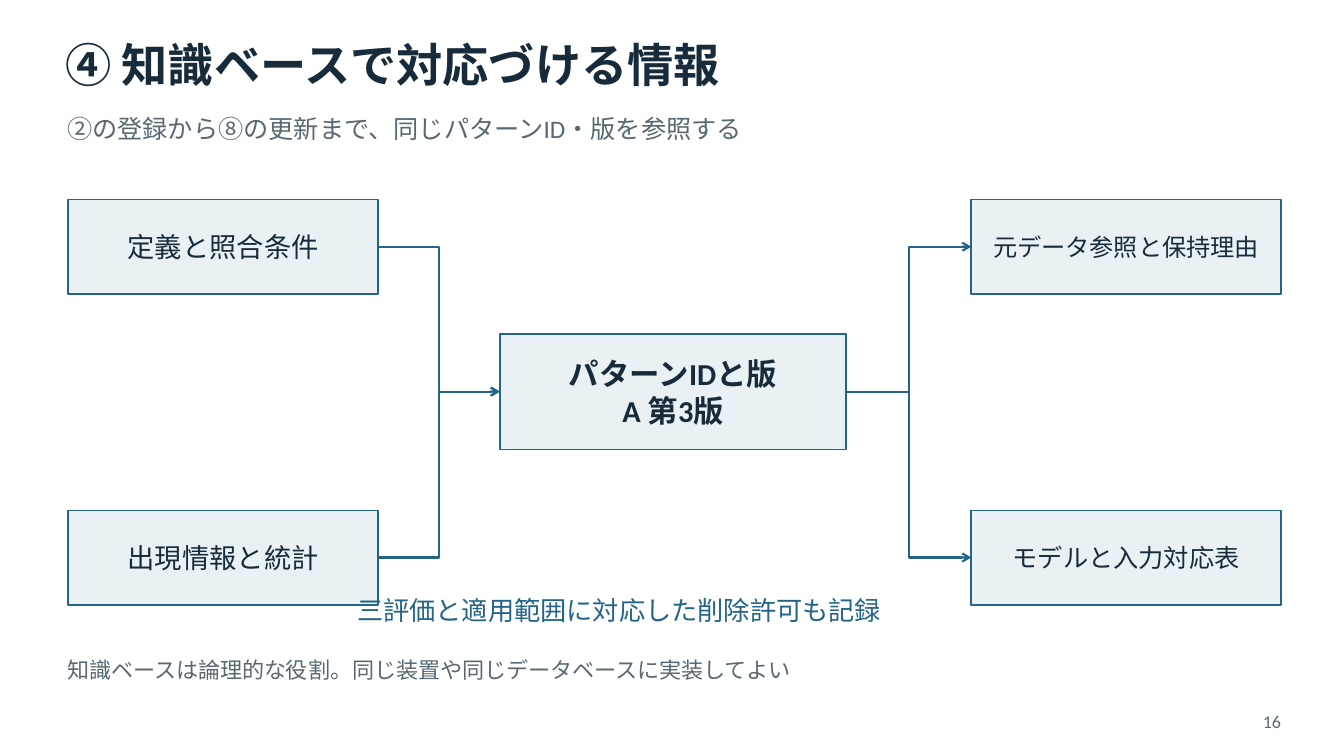
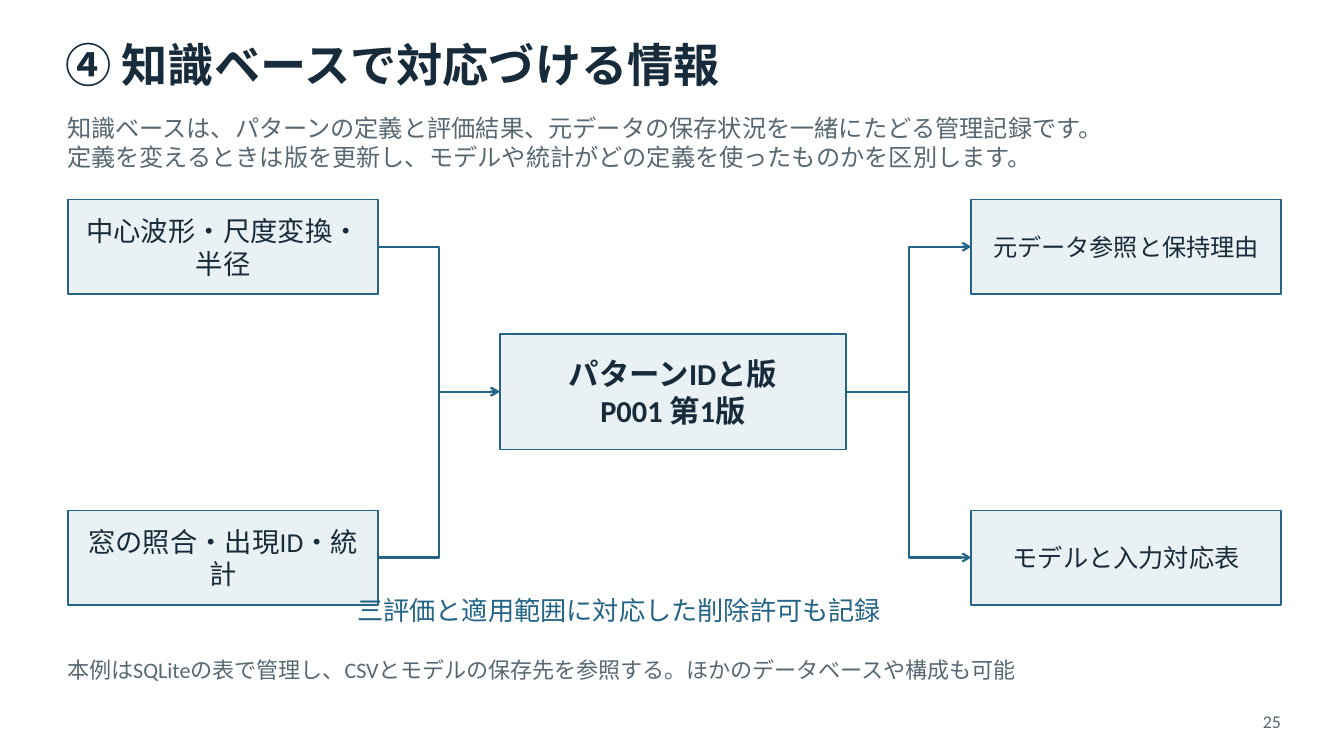
Before and after one commit to tachyonstone/test, a slide deck: slide 25 of 発明アイデア説明資料.pptx (slide 16 before the commit). Drawn at 1344x756 pixels with LibreOffice and Linux fonts; fonts in the diff are those of the drawing. Boxes give left, top, right and bottom in pixels: in the first picture for what was removed or moved away, otherwise in the second. Text is boxed around its words. In the diff, an @@ line names an element or a change of style, - is before the commit and + after.

```diff
--- a/発明アイデア説明資料.pptx
+++ b/発明アイデア説明資料.pptx
@@ text at <box>67,116,1102,168</box>: text changed; size 18 to 17.2 pt @@
-②の登録から⑧の更新まで、同じパターンID・版を参照する
+知識ベースは、パターンの定義と評価結果、元データの保存状況を一緒にたどる管理記録です。
+定義を変えるときは版を更新し、モデルや統計がどの定義を使ったものかを区別します。
@@ text in rectangle at <box>86,218,360,276</box>: text changed @@
-定義と照合条件
+中心波形・尺度変換・半径
@@ text in rectangle at <box>600,396,746,425</box>: text changed @@
-A 第3版
+P001 第1版
@@ text in rectangle at <box>88,529,358,586</box>: text changed @@
-出現情報と統計
+窓の照合・出現ID・統計
@@ text at <box>67,659,1016,681</box>: text changed @@
-知識ベースは論理的な役割。同じ装置や同じデータベースに実装してよい
+本例はSQLiteの表で管理し、CSVとモデルの保存先を参照する。ほかのデータベースや構成も可能
@@ text at <box>1263,716,1281,728</box>: text changed @@
-16
+25
```
Also in this commit, not shown: 41 other slides changed, 16 slides added, 3 slides removed.
